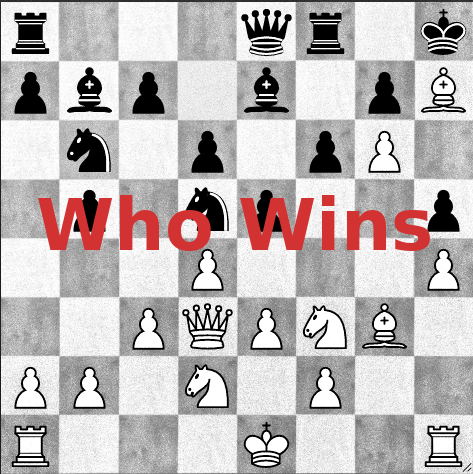
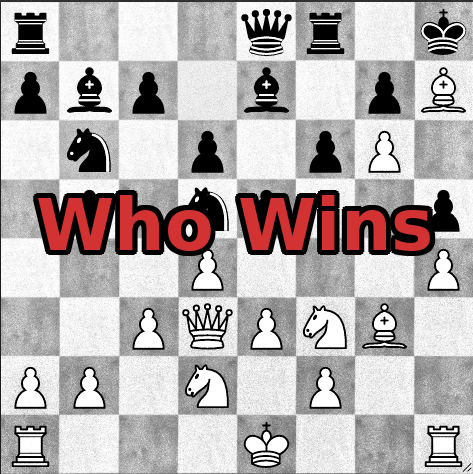
Before/after of a 473×474 layered artwork. What changed in the layer stack:
added layer "Outline for text" above "Screenshot_20210311_235721.png" over box(33, 190, 436, 256)
